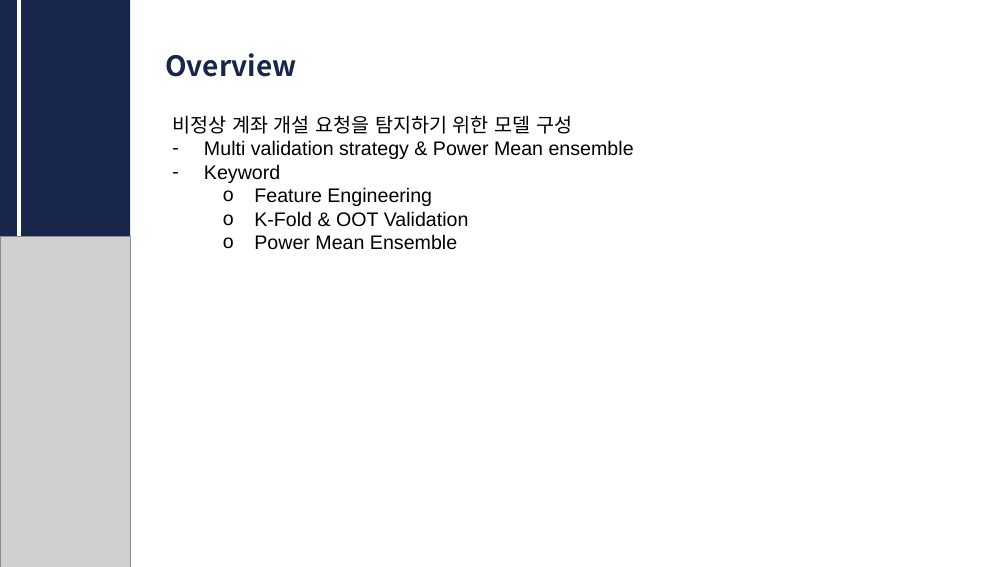
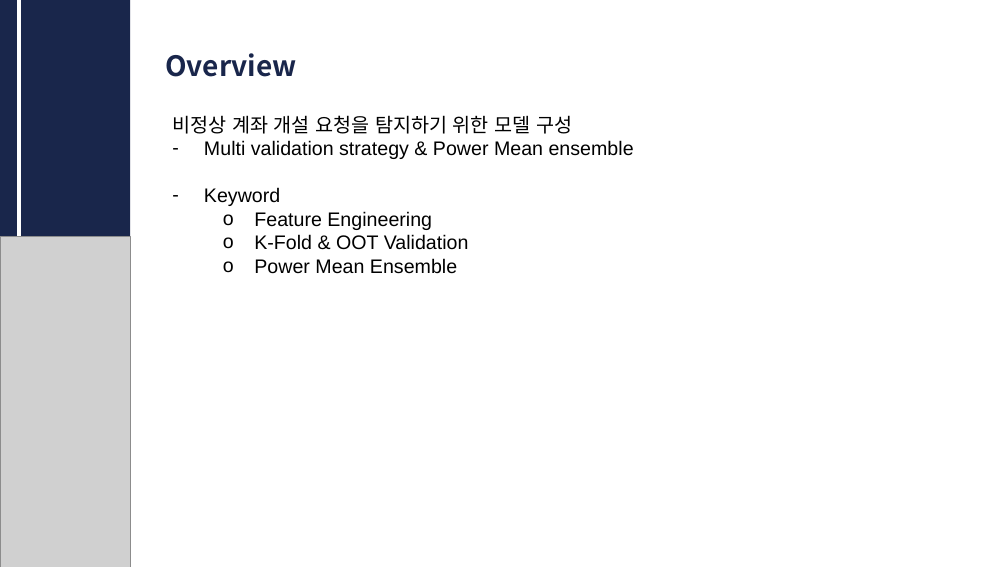
Before and after one commit to CUAI-CAU/2026-01-Week5_Datathon-Presentation, a slide deck: slide 3 of Team 6/CUAI_Datathon_6team.pptx (slide 2 before the commit). Drawn at 1008x567 pixels with LibreOffice and Linux fonts; fonts in the diff are those of the drawing; grey boxes stand for pictures. Boxes give left, top, right and bottom in pixels: in the first picture for what was removed or moved away, otherwise in the second. Text is boxed around its words. In the diff, an @@ line names an element or a change of style, - is before the commit and + after.

```diff
--- a/Team 6/CUAI_Datathon_6team.pptx
+++ b/Team 6/CUAI_Datathon_6team.pptx
@@ text "비정상 계좌 개설 요청을 탐지하기 ..." rewrapped from <box>172,115,634,250</box> to <box>172,115,634,274</box> @@
```
Also in this commit, not shown: 7 other slides changed, 1 slide added.
